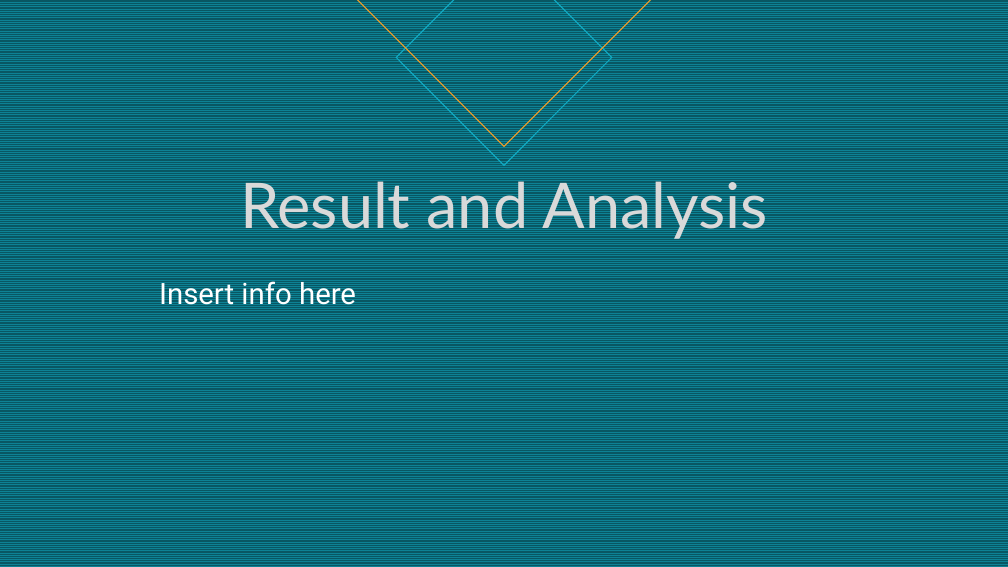
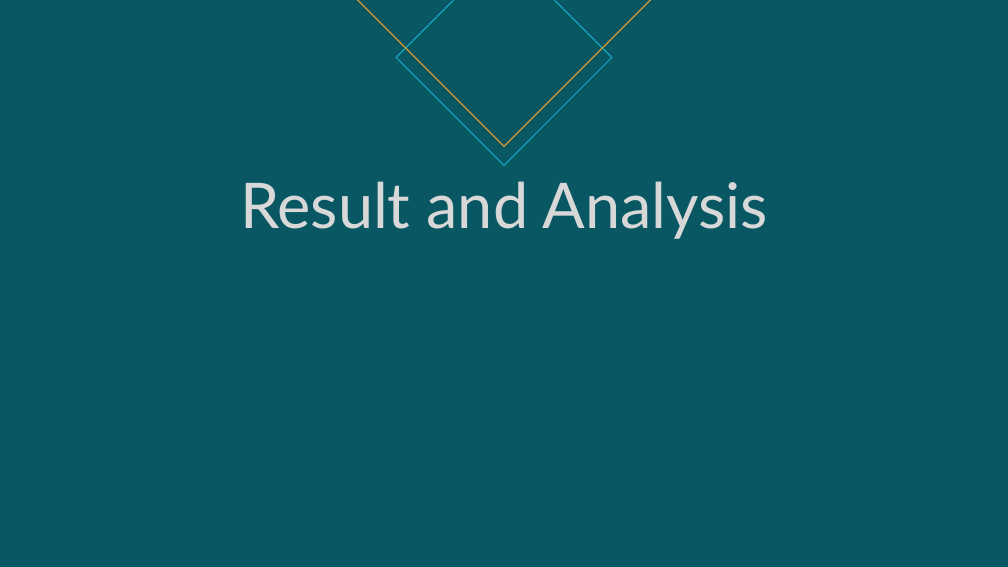
Before and after one commit to rtatat/bank-customer-churn, a slide deck: slide 5 of Bank Customer Churn Analysis.pptx (slide 6 before the commit). Drawn at 1008x567 pixels with LibreOffice and Linux fonts; fonts in the diff are those of the drawing. Boxes give left, top, right and bottom in pixels: in the first picture for what was removed or moved away, otherwise in the second. Text is boxed around its words. In the diff, an @@ line names an element or a change of style, - is before the commit and + after.

Commit message:
ppt updated

```diff
--- a/Bank Customer Churn Analysis.pptx
+++ b/Bank Customer Churn Analysis.pptx
@@ background pattern #0D8295 on #085764 to #085763 @@
@@ title "Result and Analysis" at bbox=[240, 181, 767, 239]: text colour #D9D9D9 to #D8D8D8 @@
@@ text removed at bbox=[159, 278, 356, 312] @@
-Insert info here
```
Also in this commit, not shown: 4 other slides changed, 8 slides added, 4 slides removed.
